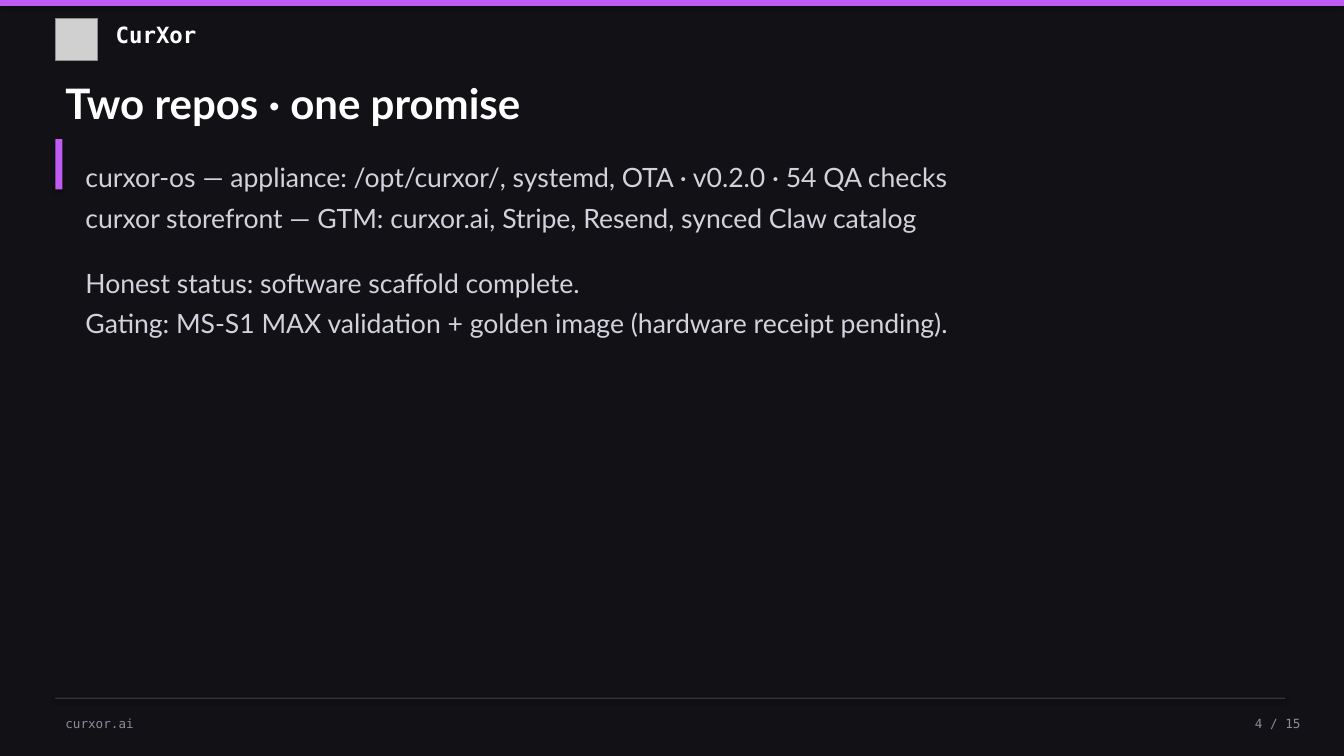
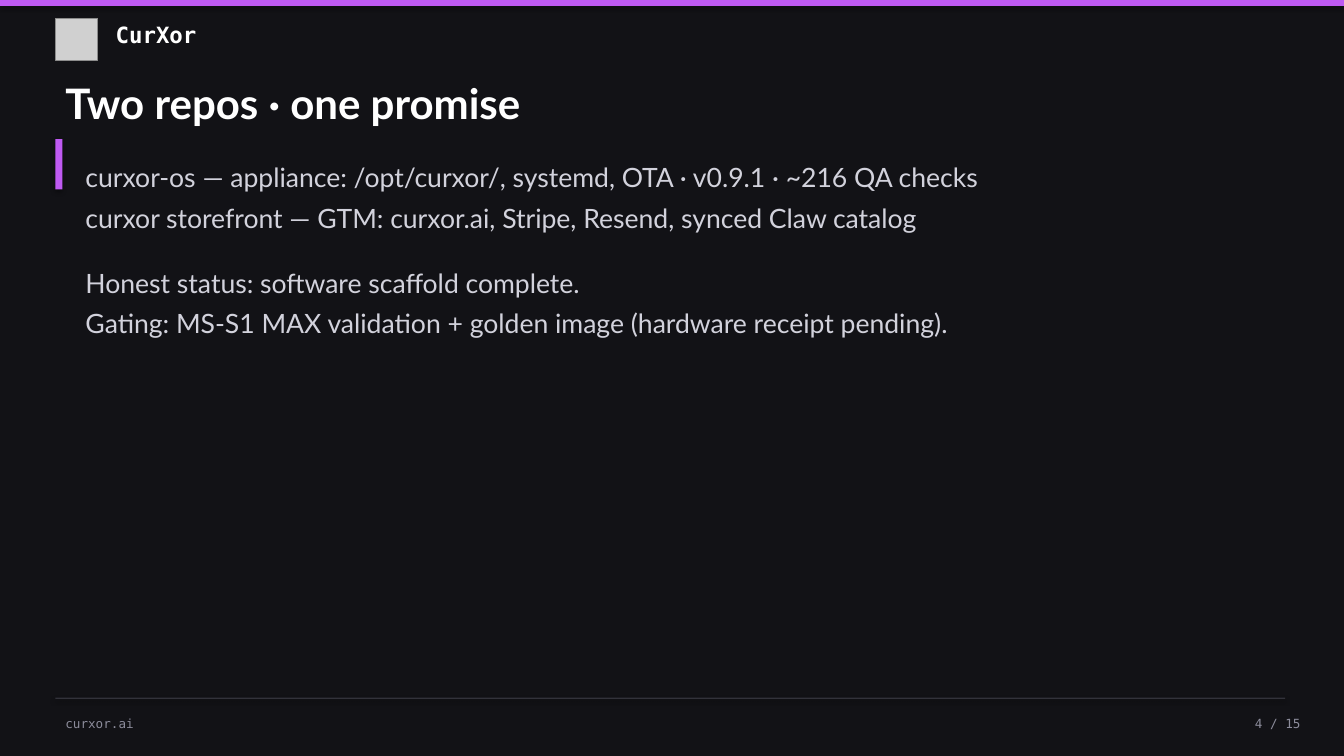
Before and after one commit to ankurmisra1982/curxor-storefront, a slide deck: slide 4 of docs/CurXor-Pitch-Deck-Speaker-Notes.pptx. Drawn at 1344x756 pixels with LibreOffice and Linux fonts; fonts in the diff are those of the drawing; grey boxes stand for pictures. Boxes give left, top, right and bottom in pixels: in the first picture for what was removed or moved away, otherwise in the second. Text is boxed around its words. In the diff, an @@ line names an element or a change of style, - is before the commit and + after.

```diff
--- a/docs/CurXor-Pitch-Deck-Speaker-Notes.pptx
+++ b/docs/CurXor-Pitch-Deck-Speaker-Notes.pptx
@@ text at (85,167,978,192): text changed @@
-curxor-os — appliance: /opt/curxor/, systemd, OTA · v0.2.0 · 54 QA checks
+curxor-os — appliance: /opt/curxor/, systemd, OTA · v0.9.1 · ~216 QA checks
```
Also in this commit, not shown: 4 other slides changed, 40 other files.
